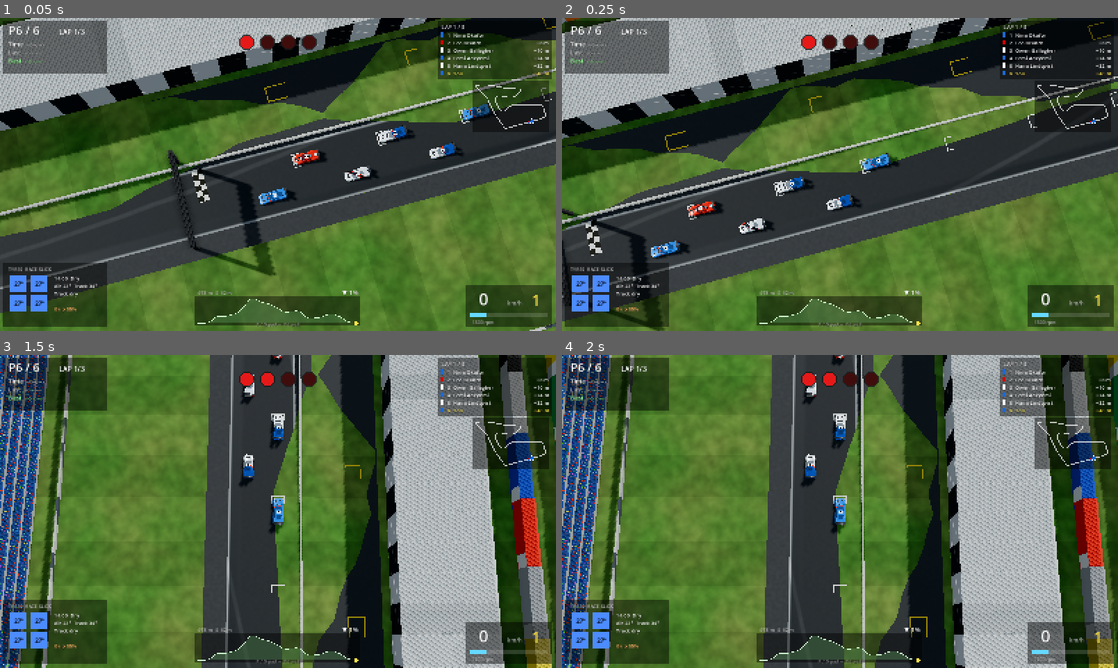
Above: before the commit, frames 1-4 (two rows, left to right).
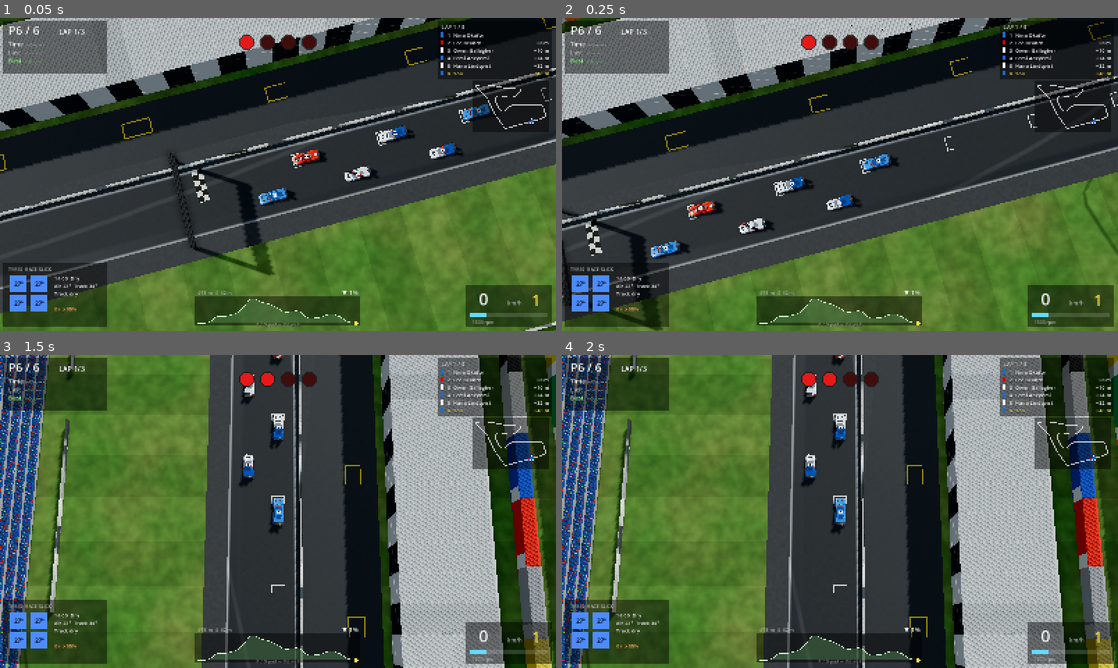
Above: after the commit, the same moments.

Repository: Beenster99/TDR
Game: Godot game, scene res://modules/game/race.tscn
Same seed, same stepped clock (60 frames per second), same inputs: the game is played once before the commit and once after it. This scene is started directly instead of the project's main scene.
Inputs (mouse positions are in pixels of both pictures, inside the frame that each line leads up to):
- Up to frame 1 (0.05 s): no input
- Up to frame 2 (0.25 s): no input
- Up to frame 3 (1.5 s): tap Enter at 0.5 s; move the mouse to (400, 495) at 0.52 s; hold D (steer_right) 0.53-1.25 s; hold C (camera_toggle) 0.53-1.25 s; click (400, 495) at 0.67 s; tap Space (ui_select) at 0.77 s; drag from (166, 527) to (250, 574) at 1.27 s
- Up to frame 4 (2 s): no input

The runs differ from the first frame. In frame 1, 21% of the frame differs, in the area x 0-100%, y 4-100%; in frame 2, 15%; in frame 3, 17%; in frame 4, 17%.

Commit message:
3D world follows real elevation; faster track build
Terrain, run-off, walls, trackside and cars use the tracks module's
elevation (height_at, ground_height_at, surface_height_at). Terrain eases
into the road edges like TrackData does, computed locally so building a
track takes ~2-3 s instead of ~20 s. Terrain covers a square around the
circuit so the whole-track view has no empty edges. Adds
tests/gfx_build_time.gd to time the build per track.

Co-Authored-By: Claude Opus 5.5 <noreply@anthropic.com>
Claude-Session: https://claude.ai/code/session_01RduChsuWGs4KxKiiYJpk7w

Diff:
--- a/modules/graphics/car_view.gd
+++ b/modules/graphics/car_view.gd
@@ -27,8 +27,9 @@
 var pos2 := Vector2.ZERO
 var heading := 0.0
 ## Ground height and normal under a point (set by WorldView; flat by default).
-var ground: Callable = func(_p: Vector2) -> float: return 0.0
-var ground_normal: Callable = func(_p: Vector2) -> Vector3: return Vector3.UP
+## Both take (position, nearby centre-line index).
+var ground: Callable = func(_p: Vector2, _hint: int) -> float: return 0.0
+var ground_normal: Callable = func(_p: Vector2, _hint: int) -> Vector3: return Vector3.UP
 
 var _init_done := false
 var _sprung: Node3D
@@ -360,11 +361,11 @@
 		pos2 = pos2.lerp(state.pos, k)
 		heading = lerp_angle(heading, state.heading, k)
 	# Sit on the ground, following its slope.
-	var up: Vector3 = ground_normal.call(pos2)
+	var up: Vector3 = ground_normal.call(pos2, state.track_idx)
 	var fwd := Vector3(cos(heading), 0.0, sin(heading))
 	fwd = (fwd - up * fwd.dot(up)).normalized()
 	var right := fwd.cross(up).normalized()
-	transform = Transform3D(Basis(fwd, up, right), Vector3(pos2.x, ground.call(pos2), pos2.y))
+	transform = Transform3D(Basis(fwd, up, right), Vector3(pos2.x, ground.call(pos2, state.track_idx), pos2.y))
 	# Body pitch under braking/acceleration and roll in corners.
 	var k2 := 1.0 - exp(-8.0 * delta)
 	_pitch = lerpf(_pitch, clampf(state.ax * 0.0032, -0.035, 0.03), k2)
--- a/modules/graphics/track_view.gd
+++ b/modules/graphics/track_view.gd
@@ -28,11 +28,14 @@
 ## Clearance field: for each cell, roughly how far the nearest bit of tarmac
 ## (track or pit lane) is. Used to keep walls from folding at hairpins and
 ## to place trees and buildings away from the circuit.
-const FIELD_CELL := 4.0
+const FIELD_CELL := 6.0
 const FIELD_REACH := 90.0
 var _field := PackedFloat32Array()
 var _field_origin := Vector2.ZERO
 var _field_size := Vector2i.ZERO
+var _field_idx := PackedInt32Array()
+var _field_td := PackedFloat32Array()   ## distance to the track only (for _field_idx)
+var _pit_rect := Rect2()
 var _noise_tex: NoiseTexture2D
 
 
@@ -76,40 +79,74 @@
 	terrain_material.set_shader_parameter("wetness", wetness)
 
 
-# --- Heights (flat until TrackData has elevation) ----------------------------
+# --- Heights (all flat on a track without elevation data) -------------------
 
 func has_elevation() -> bool:
-	return track.has_method("has_elevation") and track.call("has_elevation")
+	return track.has_elevation()
 
 
 func height(s: float, off: float) -> float:
-	return track.call("height_at", s, off) if track.has_method("height_at") else 0.0
+	return track.height_at(s, off)
 
 
 func ground_height(p: Vector2) -> float:
-	if track.has_method("ground_height_at"):
-		return track.call("ground_height_at", p)
-	return 0.0
-
-
-## Height of the driving surface (track, pit lane or ground) under a point.
-func surface_height(p: Vector2) -> float:
-	if track.has_method("surface_height_at"):
-		return track.call("surface_height_at", p)
-	return 0.0
-
-
-func surface_normal(p: Vector2) -> Vector3:
-	if track.has_method("surface_normal_at"):
-		return track.call("surface_normal_at", p)
-	return Vector3.UP
+	return track.ground_height_at(p)
+
+
+## Height of the driving surface (track, pit lane, run-off easing into the
+## hillside) under a point. hint = a nearby centre-line index (-1 = search all).
+func surface_height(p: Vector2, hint := -1) -> float:
+	if not track.has_elevation():
+		return 0.0
+	if hint < 0:
+		hint = nearest_index(p)
+	return track.surface_height_at(p, hint)
+
+
+func surface_normal(p: Vector2, hint := -1) -> Vector3:
+	if not track.has_elevation():
+		return Vector3.UP
+	if hint < 0:
+		hint = nearest_index(p)
+	return track.surface_normal_at(p, hint)
+
+
+## Height of the terrain mesh at a point (what trees and buildings stand on):
+## the hillside, easing into the road's edges near the circuit (the same
+## blend as TrackData.surface_height_at, done locally so it's fast).
+func terrain_height(p: Vector2) -> float:
+	if not track.has_elevation():
+		return 0.0
+	if clearance(p) >= track.runoff + 70.0:
+		return track.ground_height_at(p)
+	if _pit_rect.has_point(p):
+		return track.surface_height_at(p, nearest_index(p))
+	var i := nearest_index(p)
+	var d := track.seg_dir[i]
+	var rel := p - track.points[i]
+	var s := track.cum_s[i] + rel.dot(d)
+	var off := rel.dot(Vector2(-d.y, d.x))
+	var edge: float = (track.width_right[i] if off >= 0.0 else track.width_left[i]) + track.kerb_width
+	var road := track.height_at(s, clampf(off, -edge, edge))
+	if absf(off) <= edge:
+		return road
+	var t := clampf((absf(off) - edge) / (track.runoff + 60.0), 0.0, 1.0)
+	return lerpf(road, track.ground_height_at(p), t * t * (3.0 - 2.0 * t))
 
 
 func pit_height(d: float) -> float:
-	return track.call("pit_height_at", d) if track.has_method("pit_height_at") else 0.0
+	return track.pit_height_at(d)
 
 
 # --- Clearance field ----------------------------------------------------------
+
+## Nearest centre-line point index (from the clearance field; cheap).
+func nearest_index(p: Vector2) -> int:
+	var c := Vector2i(((p - _field_origin) / FIELD_CELL).floor())
+	if c.x < 0 or c.y < 0 or c.x >= _field_size.x or c.y >= _field_size.y:
+		return 0
+	return maxi(_field_idx[c.y * _field_size.x + c.x], 0)
+
 
 func clearance(p: Vector2) -> float:
 	var c := Vector2i(((p - _field_origin) / FIELD_CELL).floor())
@@ -123,15 +160,24 @@
 	_field_size = Vector2i((bounds.size / FIELD_CELL).ceil()) + Vector2i.ONE
 	_field.resize(_field_size.x * _field_size.y)
 	_field.fill(FIELD_REACH)
+	_field_idx.resize(_field.size())
+	_field_idx.fill(0)
+	_field_td.resize(_field.size())
+	_field_td.fill(INF)
 	var n := track.point_count()
+	if track.has_pit_lane():
+		_pit_rect = Rect2(track.pit_path[0], Vector2.ZERO)
+		for p in track.pit_path:
+			_stamp(p, track.pit_width * 0.5, -1)
+			_pit_rect = _pit_rect.expand(p)
+		_pit_rect = _pit_rect.grow(track.pit_width + 40.0)
 	for i in range(0, n, 2):
-		_stamp(track.points[i], maxf(track.width_left[i], track.width_right[i]))
-	if track.has_pit_lane():
-		for p in track.pit_path:
-			_stamp(p, track.pit_width * 0.5)
-
-
-func _stamp(p: Vector2, half_w: float) -> void:
+		_stamp(track.points[i], maxf(track.width_left[i], track.width_right[i]), i)
+
+
+## idx = centre-line point (-1 for the pit lane: it only blocks, the nearest
+## track point is still recorded from the track stamps).
+func _stamp(p: Vector2, half_w: float, idx: int) -> void:
 	var r := int(ceil((FIELD_REACH + half_w) / FIELD_CELL))
 	var c := Vector2i(((p - _field_origin) / FIELD_CELL).floor())
 	for y in range(maxi(c.y - r, 0), mini(c.y + r + 1, _field_size.y)):
@@ -142,6 +188,9 @@
 			var k := y * _field_size.x + x
 			if d < _field[k]:
 				_field[k] = d
+			if idx >= 0 and d < _field_td[k]:
+				_field_td[k] = d
+				_field_idx[k] = idx
 
 
 # --- Building blocks -----------------------------------------------------------
@@ -157,6 +206,10 @@
 		hi = hi.max(p)
 	var m := track.runoff + 420.0
 	bounds = Rect2(lo - Vector2(m, m), hi - lo + Vector2(2 * m, 2 * m))
+	# Fill a widescreen (or tall) window at the whole-track zoom in any
+	# direction: the camera can turn with the car.
+	var side := maxf(bounds.size.x, bounds.size.y) * 1.5
+	bounds = Rect2(bounds.get_center() - Vector2(side, side) * 0.5, Vector2(side, side))
 
 
 func _make_noise() -> NoiseTexture2D:
@@ -198,19 +251,23 @@
 # --- Terrain -------------------------------------------------------------------
 
 func _build_terrain() -> void:
-	var cell := 12.0
+	var cell := 16.0 if not has_elevation() else 10.0
+	var has_elev := has_elevation()
 	var nx := int(ceil(bounds.size.x / cell))
 	var ny := int(ceil(bounds.size.y / cell))
 	var st := SurfaceTool.new()
 	st.begin(Mesh.PRIMITIVE_TRIANGLES)
-	var lift := -0.05
 	for y in ny + 1:
 		for x in nx + 1:
 			var p := bounds.position + Vector2(x, y) * cell
-			var mown := 1.0 - smoothstep(track.runoff + 20.0, track.runoff + 60.0, clearance(p))
+			var cl := clearance(p)
+			var mown := 1.0 - smoothstep(track.runoff + 20.0, track.runoff + 60.0, cl)
+			# near the circuit the ground eases into the road's edges
+			# sink the grass a little under the run-off so tarmac never clips
+			var hy := terrain_height(p) - (0.3 if cl < track.runoff + 8.0 else 0.05)
 			st.set_color(Color(mown, 0, 0))
 			st.set_uv(p)
-			st.add_vertex(Vector3(p.x, ground_height(p) + lift, p.y))
+			st.add_vertex(Vector3(p.x, hy, p.y))
 	for y in ny:
 		for x in nx:
 			var a := y * (nx + 1) + x
@@ -341,7 +398,7 @@
 
 
 func _in_pit_area(q: Vector2) -> bool:
-	if not track.has_pit_lane():
+	if not track.has_pit_lane() or not _pit_rect.has_point(q):
 		return false
 	var pr := track.project_pit(q)
 	return pr.get("dist", INF) < track.pit_width * 0.5 + 6.0 if pr.has("dist") else false
@@ -357,8 +414,8 @@
 		if d.length() < 0.01 or d.length() > 30.0:
 			continue
 		var nn := Vector2(-d.y, d.x).normalized() * w * 0.5
-		var ha := height(run[j][1], run[j][2])
-		var hb := height(run[j + 1][1], run[j + 1][2])
+		var ha := terrain_height(a) + 0.3
+		var hb := terrain_height(b) + 0.3
 		var shade: float = 0.72 if (int(run[j][1] / 6.0) % 2 == 0) else 0.8
 		var top := Color(shade, shade, shade * 0.98)
 		var face := Color(shade * 0.85, shade * 0.85, shade * 0.84)
@@ -421,7 +478,7 @@
 		for row in 2:
 			for k in 8:
 				var q := p + d * (k * 0.66 - 2.6) + nrm * (row * 0.62 - 0.31)
-				xs.append(Transform3D(Basis(), Vector3(q.x, ground_height(q) + 0.4, q.y)))
+				xs.append(Transform3D(Basis(), Vector3(q.x, terrain_height(q) + 0.4, q.y)))
 				var band := (k + row) % 4 == 0
 				cs.append(Color(0.85, 0.85, 0.85) if band else Color(0.08, 0.08, 0.08))
 	mm.instance_count = xs.size()
@@ -512,7 +569,7 @@
 	var dd := track.pit_limit_start
 	while dd <= track.pit_limit_end:
 		var off := -track.pit_side * (w * 0.5 + 0.6)
-		wall.append([track.pit_position_at(dd, off), 0.0, 0.0, 0])
+		wall.append([track.pit_position_at(dd, off), 0.0, 0.0, -1])
 		dd += 4.0
 	if wall.size() >= 2:
 		var ws := SurfaceTool.new()
--- a/modules/graphics/trackside.gd
+++ b/modules/graphics/trackside.gd
@@ -71,7 +71,7 @@
 				kind = 2
 			var s := rng.randf_range(0.75, 1.35) * (1.15 if f > 0.6 else 1.0)
 			var basis := Basis(Vector3.UP, rng.randf() * TAU).scaled(Vector3(s, s * rng.randf_range(0.85, 1.2), s))
-			var t := Transform3D(basis, Vector3(p.x, tv.ground_height(p) - 0.1, p.y))
+			var t := Transform3D(basis, Vector3(p.x, tv.terrain_height(p) - 0.1, p.y))
 			var key := Vector2i((p / TILE).floor())
 			if not tiles.has(key):
 				tiles[key] = [[[], []], [[], []], [[], []]]
@@ -254,7 +254,7 @@
 		var off: float = side * (e + setback)
 		var p := track.position_at(ss, off)
 		var nrm := track.vertex_normal(i) * side
-		pts.append([p, nrm, tv.ground_height(p)])
+		pts.append([p, nrm, tv.terrain_height(p)])
 		s += 6.0
 	if pts.size() < 3:
 		return
@@ -352,7 +352,7 @@
 		var a1: Vector2 = pts[j][1]
 		var b0: Vector2 = pts[j + 1][0]
 		var b1: Vector2 = pts[j + 1][1]
-		var ya: float = track.call("pit_height_at", pts[j][3]) if track.has_method("pit_height_at") else 0.0
+		var ya: float = track.pit_height_at(pts[j][3])
 		var yb: float = ya
 		var rc := roof if j % 8 != 0 else roof * 0.9
 		_q3(st, Vector3(a0.x, ya + h, a0.y), Vector3(b0.x, yb + h, b0.y), Vector3(b1.x, yb + h, b1.y), Vector3(a1.x, ya + h, a1.y), rc)
@@ -400,7 +400,7 @@
 ## An articulated truck seen from above: cab plus trailer in team colours.
 func _truck(st: SurfaceTool, c: Vector2, dir: Vector2, col: Color) -> void:
 	var nrm := Vector2(-dir.y, dir.x)
-	var y := tv.ground_height(c)
+	var y := tv.terrain_height(c)
 	for part in [[0.0, 13.6, 4.0, col], [8.0, 2.4, 3.6, Color(0.9, 0.9, 0.9)]]:
 		var mid: Vector2 = c + dir * (part[0] - 1.5)
 		var hl: float = part[1] * 0.5
--- a/modules/graphics/world_view.gd
+++ b/modules/graphics/world_view.gd
@@ -88,7 +88,7 @@
 	var view_h := vp.y / maxf(zoom, 1e-4)                  # metres top to bottom
 	var half_fov := deg_to_rad(GfxSettings.fov_deg) * 0.5
 	_cam_dist = view_h * 0.5 / tan(half_fov)
-	var ground_y := track_view.surface_height(centre)
+	var ground_y := track_view.terrain_height(centre)
 	var target := Vector3(centre.x, ground_y, centre.y)
 	# Screen "up" in the 2D view is -Y (2D) = -Z (3D), turned by rotation.
 	var up := Vector3(sin(rotation_rad), 0.0, -cos(rotation_rad))
--- /dev/null
+++ b/tests/gfx_build_time.gd
@@ -0,0 +1,22 @@
+extends SceneTree
+## Times building the 3D world for a track (no window needed):
+##   godot --headless --path . --script res://tests/gfx_build_time.gd -- --track spa
+func _init() -> void:
+	var tid := "spa"
+	var a := OS.get_cmdline_user_args()
+	if a.size() >= 2:
+		tid = a[1]
+	var t := TrackData.from_dict(JSON.parse_string(FileAccess.get_file_as_string("res://modules/tracks/data/%s.json" % tid)))
+	var env := SimEnvironment.new()
+	env.bind_track(t)
+	var t0 := Time.get_ticks_msec()
+	var tv := TrackView.new()
+	root.add_child(tv)
+	tv.setup(t, env)
+	var t1 := Time.get_ticks_msec()
+	var ts := Trackside.new()
+	root.add_child(ts)
+	ts.setup(tv)
+	var t2 := Time.get_ticks_msec()
+	print("[gfx] %s: track %d ms, trackside %d ms" % [tid, t1 - t0, t2 - t1])
+	quit()
